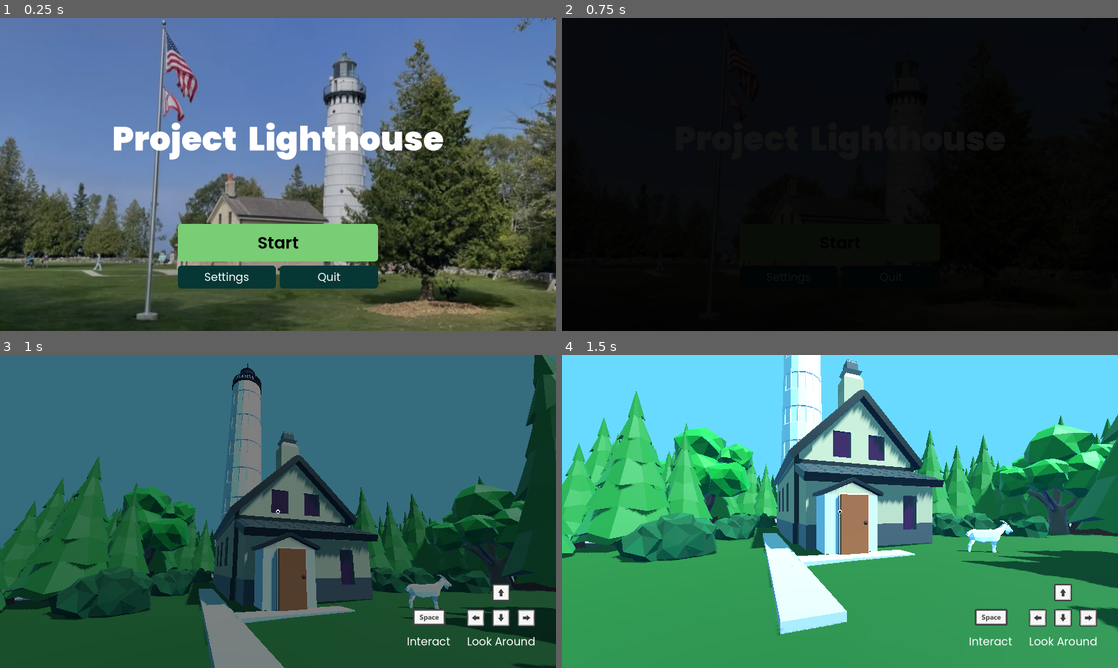
Above: before the commit, frames 1-4 (two rows, left to right).
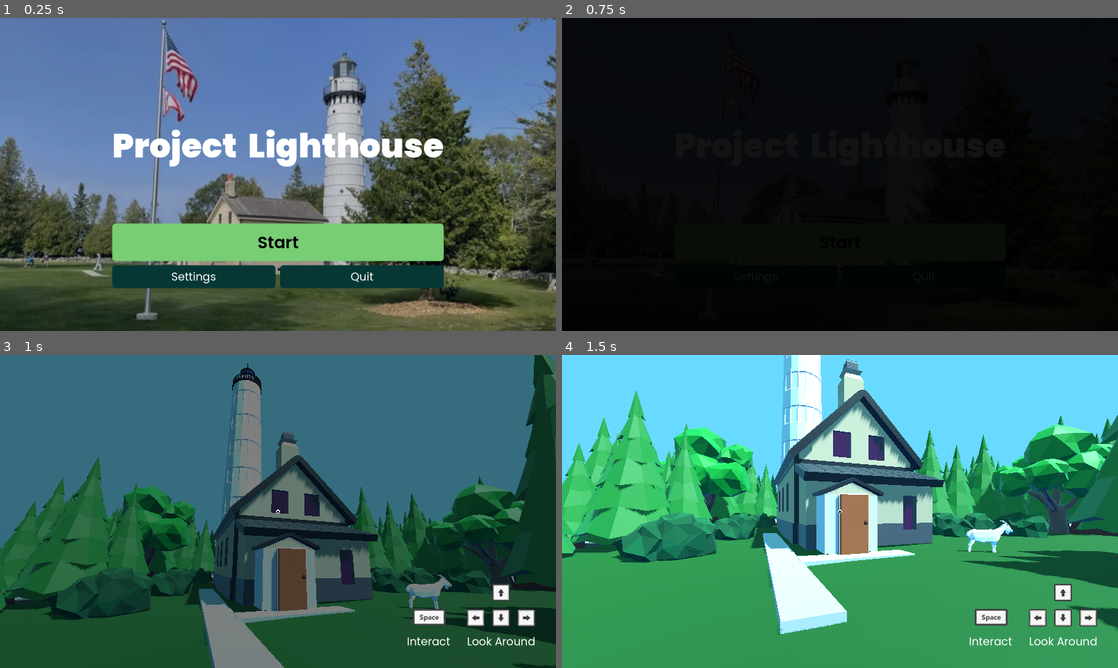
Above: after the commit, the same moments.

Repository: Illuminate-Wisc/Lighthouse
Game: Godot game, scene res://src/scenes/main_menu/main_menu.tscn
Same seed, same stepped clock (60 frames per second), same inputs: the game is played once before the commit and once after it.
Inputs:
- Up to frame 1 (0.25 s): no input
- Up to frame 2 (0.75 s): click "Start" at 0.5 s
- Up to frame 3 (1 s): no input
- Up to frame 4 (1.5 s): tap Enter (ui_accept) at 1.25 s; hold S (look_down) from 1.28 s (still down)

The runs differ from the first frame. In frame 1, 8.1% of the frame differs, in the area x 20-80%, y 33-87%; in frame 2, less than 0.1%; in frame 3, nothing differs; in frame 4, nothing differs.

Commit message:
:bug: Fixes main menu title

Diff:
--- a/src/scenes/main_menu/main_menu.tscn
+++ b/src/scenes/main_menu/main_menu.tscn
@@ -45,10 +45,22 @@
 grow_vertical = 2
 alignment = 1
 
+[node name="spacer5" type="Control" parent="MainButtonsContainer"]
+layout_mode = 2
+size_flags_horizontal = 3
+size_flags_vertical = 3
+
+[node name="Label" type="Label" parent="MainButtonsContainer"]
+layout_mode = 2
+theme_type_variation = &"HeaderLarge"
+theme_override_font_sizes/font_size = 96
+text = "Project  Lighthouse"
+
 [node name="spacer" type="Control" parent="MainButtonsContainer"]
 layout_mode = 2
 size_flags_horizontal = 3
 size_flags_vertical = 3
+size_flags_stretch_ratio = 0.5
 
 [node name="Start" type="Button" parent="MainButtonsContainer"]
 layout_mode = 2
@@ -91,24 +103,7 @@
 layout_mode = 2
 size_flags_horizontal = 3
 size_flags_vertical = 3
-size_flags_stretch_ratio = 0.2
-
-[node name="Label" type="Label" parent="."]
-layout_mode = 1
-anchors_preset = 8
-anchor_left = 0.5
-anchor_top = 0.5
-anchor_right = 0.5
-anchor_bottom = 0.5
-offset_left = -477.0
-offset_top = -170.0
-offset_right = 477.0
-offset_bottom = -32.0
-grow_horizontal = 2
-grow_vertical = 2
-theme_type_variation = &"HeaderLarge"
-theme_override_font_sizes/font_size = 96
-text = "Project  Lighthouse"
+size_flags_stretch_ratio = 0.4
 
 [connection signal="exit_button_signal" from="Settings" to="." method="_on_return_button_pressed"]
 [connection signal="pressed" from="MainButtonsContainer/Start" to="." method="_on_start_pressed"]
